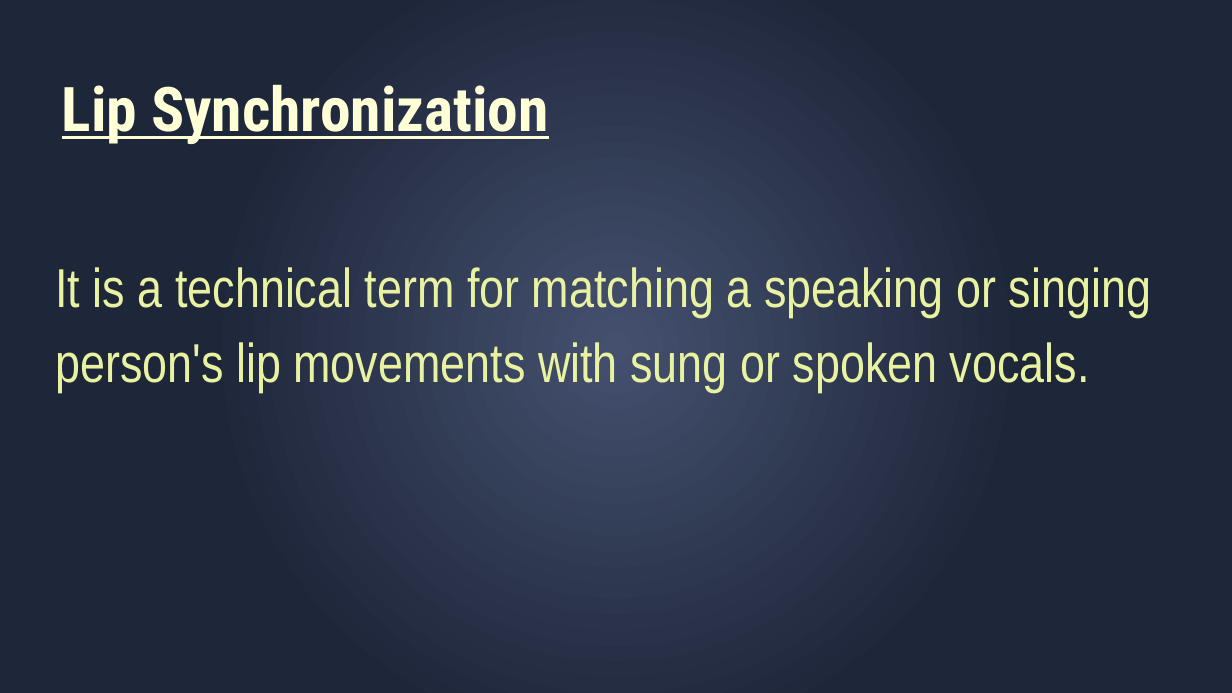
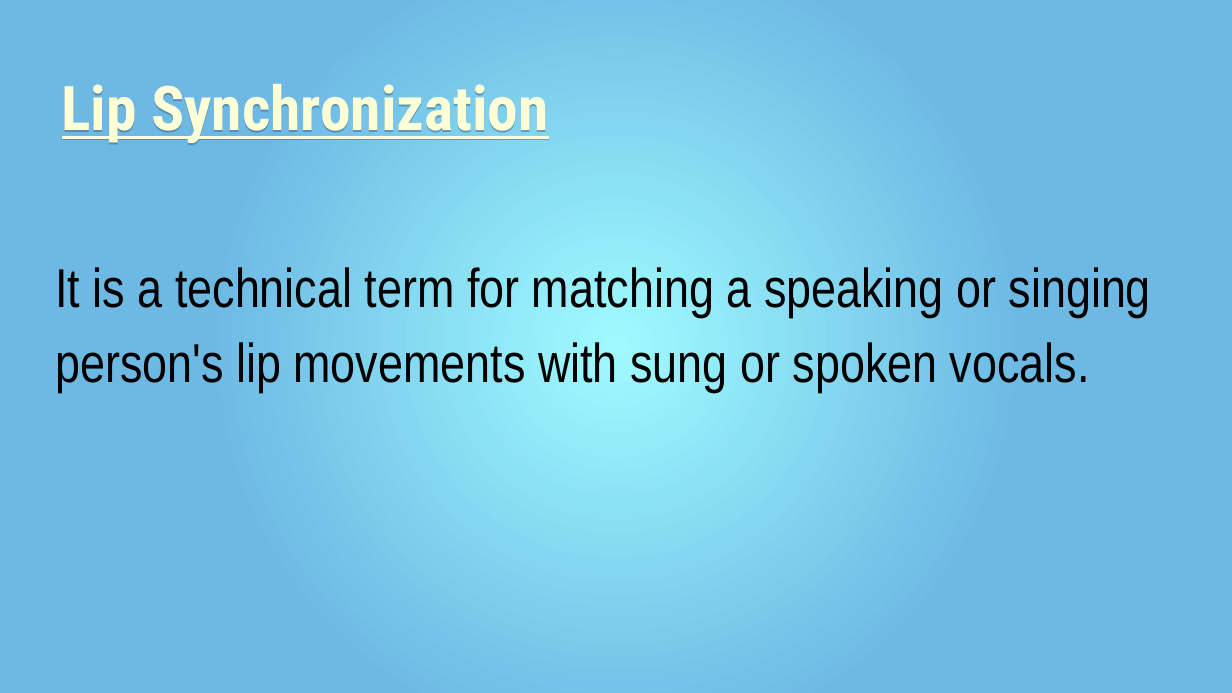
Before and after one commit to mr-speedster/seminar-presentation, a slide deck: slide 4 of Presentation.pptx. Drawn at 1232x693 pixels with LibreOffice and Linux fonts; fonts in the diff are those of the drawing. Boxes give left, top, right and bottom in pixels: in the first picture for what was removed or moved away, otherwise in the second. Text is boxed around its words. In the diff, an @@ line names an element or a change of style, - is before the commit and + after.

```diff
--- a/Presentation.pptx
+++ b/Presentation.pptx
@@ background gradient #44506E to #1E263A to gradient #9FFAFF to #6DB9E4 @@
@@ text "It is a technical term ..." at bbox=[55, 267, 1151, 392]: text colour #E8F2A1 to #000000 @@
```
Also in this commit, not shown: 5 other slides changed, 7 slides added, 13 slides removed, 2 other files.
